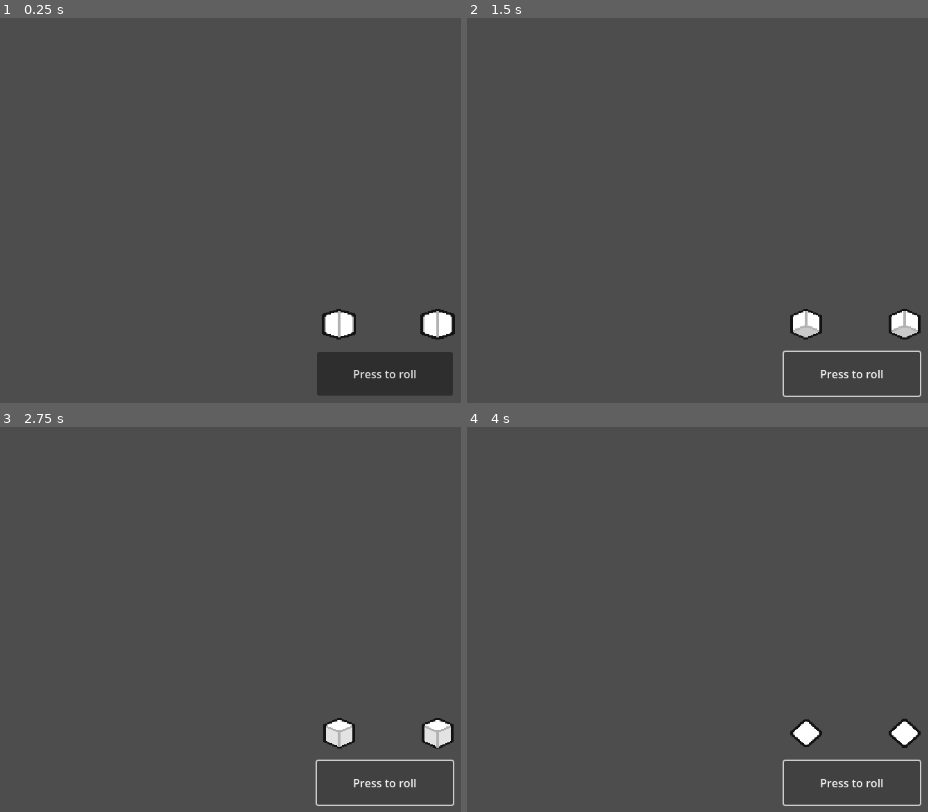
Above: before the commit, frames 1-4 (two rows, left to right).
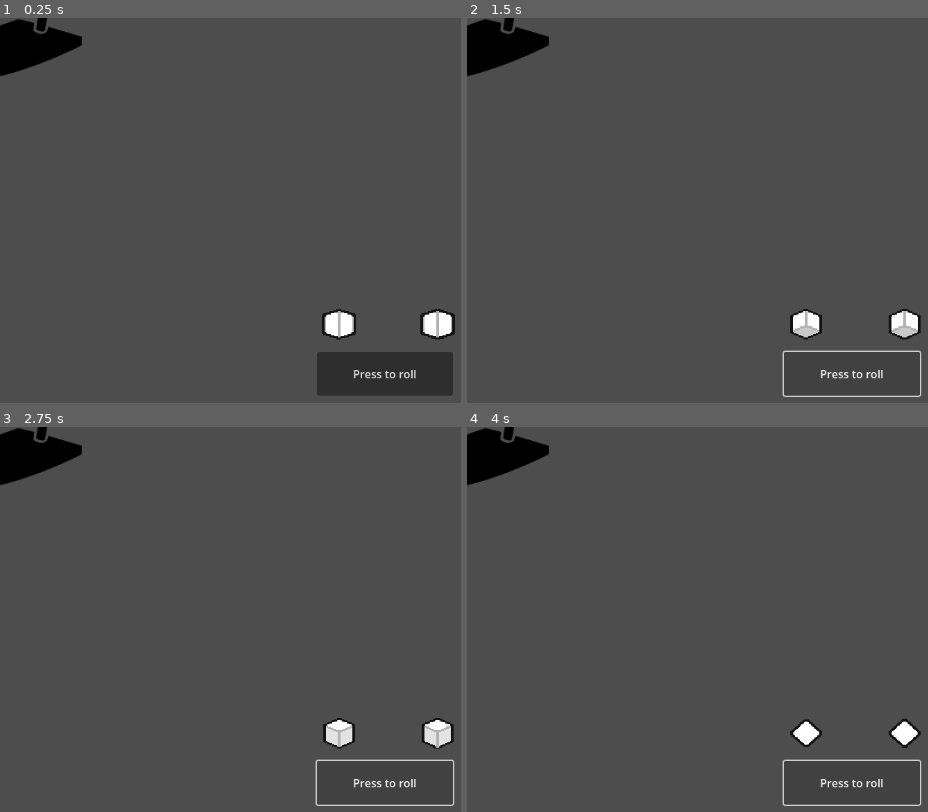
Above: after the commit, the same moments.

Repository: maizehaddock631/game
Game: Godot game, scene res://control.tscn
The game is run twice, just before and just after one commit, with the same random seed, the same clock (stepped at 60 frames per second) and the same inputs.
Inputs:
- Up to frame 1 (0.25 s): no input
- Up to frame 2 (1.5 s): click "Press to roll" at 0.5 s; click "Press to roll" at 1.25 s
- Up to frame 3 (2.75 s): click "Press to roll" at 2 s
- Up to frame 4 (4 s): no input

The runs differ from the first frame. In frame 1, 1.7% of the frame differs, in the area x 0-18%, y 0-16%; in frame 2, 1.7%; in frame 3, 1.7%; in frame 4, 1.7%.
Error after the commit: Invalid access to property or key '0' on a base object of type 'Dictionary'. (res://token.gd:18)

Commit message:
Add files via upload

Diff:
--- a/propertytycoon/control.tscn
+++ b/propertytycoon/control.tscn
@@ -1,46 +1,10 @@
-[gd_scene load_steps=11 format=3 uid="uid://c38mv1ehy76yq"]
+[gd_scene load_steps=6 format=3 uid="uid://c38mv1ehy76yq"]
 
 [ext_resource type="PackedScene" uid="uid://uvbf7jklkn0l" path="res://dice.tscn" id="1_lw2yk"]
 [ext_resource type="Script" path="res://control.gd" id="1_wosrg"]
 [ext_resource type="PackedScene" uid="uid://3qak4d3dfj50" path="res://player.tscn" id="2_0ulu0"]
 [ext_resource type="PackedScene" uid="uid://bpodlxb5p8jbv" path="res://token.tscn" id="3_qbfmk"]
-[ext_resource type="Texture2D" uid="uid://1ey2x0ljeano" path="res://RotatingCoin_spritSheet.PNG" id="4_dqqjg"]
-
-[sub_resource type="AtlasTexture" id="AtlasTexture_vhmq4"]
-atlas = ExtResource("4_dqqjg")
-region = Rect2(0, 0, 17, 14)
-
-[sub_resource type="AtlasTexture" id="AtlasTexture_eu77a"]
-atlas = ExtResource("4_dqqjg")
-region = Rect2(17, 0, 17, 14)
-
-[sub_resource type="AtlasTexture" id="AtlasTexture_ea6pt"]
-atlas = ExtResource("4_dqqjg")
-region = Rect2(34, 0, 17, 14)
-
-[sub_resource type="AtlasTexture" id="AtlasTexture_4ou28"]
-atlas = ExtResource("4_dqqjg")
-region = Rect2(51, 0, 17, 14)
-
-[sub_resource type="SpriteFrames" id="SpriteFrames_kqb5g"]
-animations = [{
-"frames": [{
-"duration": 1.0,
-"texture": SubResource("AtlasTexture_vhmq4")
-}, {
-"duration": 1.0,
-"texture": SubResource("AtlasTexture_eu77a")
-}, {
-"duration": 1.0,
-"texture": SubResource("AtlasTexture_ea6pt")
-}, {
-"duration": 1.0,
-"texture": SubResource("AtlasTexture_4ou28")
-}],
-"loop": true,
-"name": &"new_animation",
-"speed": 5.0
-}]
+[ext_resource type="Texture2D" uid="uid://d2pwmagtrpr8p" path="res://Screenshot_2025-02-10_101418-removebg-preview.png" id="5_dryjx"]
 
 [node name="Control" type="Control"]
 layout_mode = 3
@@ -59,12 +23,8 @@
 
 [node name="Token" parent="." instance=ExtResource("3_qbfmk")]
 
-[node name="AnimatedSprite2D" type="AnimatedSprite2D" parent="Token"]
-position = Vector2(7172.9, -3054.5)
-scale = Vector2(378.953, 481.812)
-sprite_frames = SubResource("SpriteFrames_kqb5g")
-animation = &"new_animation"
-frame_progress = 0.760274
+[node name="Sprite2D" type="Sprite2D" parent="Token"]
+texture = ExtResource("5_dryjx")
 
 [node name="DiceButton" type="Button" parent="."]
 layout_mode = 0
--- a/propertytycoon/player.gd
+++ b/propertytycoon/player.gd
@@ -7,6 +7,7 @@
 var isAI : bool
 var token : Token
 var properties = []
+var current_position : Vector2
 
 func pay(amount: int, who: Player) -> void:
 	who.balance += amount
--- a/propertytycoon/project.godot
+++ b/propertytycoon/project.godot
@@ -12,7 +12,7 @@
 
 config/name="propertytycoon"
 run/main_scene="res://control.tscn"
-config/features=PackedStringArray("4.2", "Forward Plus")
+config/features=PackedStringArray("4.3", "Forward Plus")
 config/icon="res://icon.svg"
 
 [dotnet]
--- a/propertytycoon/token.gd
+++ b/propertytycoon/token.gd
@@ -3,3 +3,16 @@
 extends Node2D
 
 enum tokens {CAT, IRON, HATSTAND, SMARTPHONE, BOOT, SHIP}
+
+var token_type : tokens
+var sprite: Sprite2D
+
+var textures = {
+	tokens.IRON: preload("res://Screenshot_2025-02-10_101418-removebg-preview.png")
+}
+
+func _ready() -> void:
+	allocate_sprite()
+
+func allocate_sprite() -> void:
+	sprite.texture = textures[token_type]
Binary file added: propertytycoon/Screenshot_2025-02-10_101418-removebg-preview.png
Not shown, added: propertytycoon/Screenshot_2025-02-10_101418-removebg-preview.png.import
